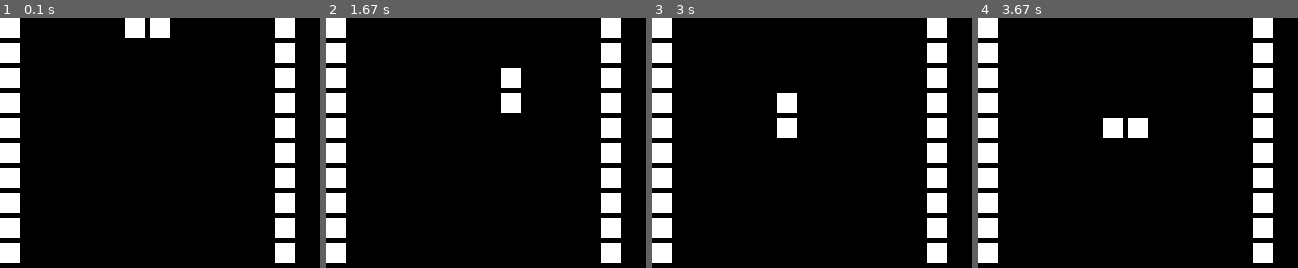
Above: before the commit, frames 1-4 (left to right).
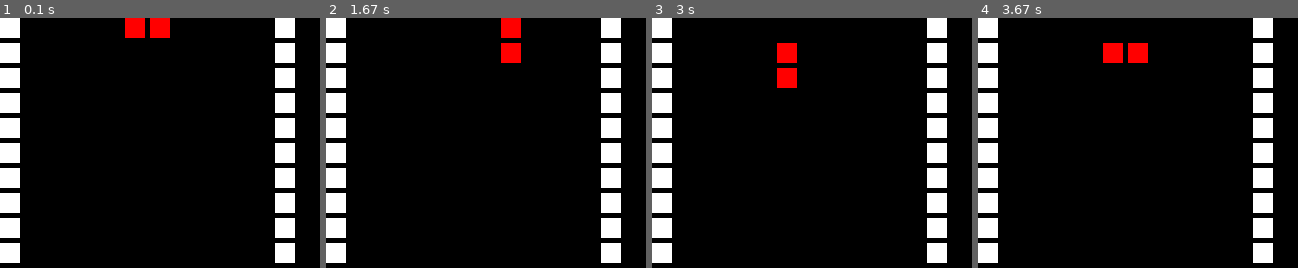
Above: after the commit, the same moments.

Repository: hunpo/pygame
Game: pygame game, started from tetris.py
Two runs of this game, one before a commit and one after it. Both use one fixed random seed, a clock stepped at 60 frames per second and the inputs below.
Inputs:
- Up to frame 1 (0.1 s): no input
- Up to frame 2 (1.67 s): hold Right 0.33-0.8 s; hold Up 0.83-1.13 s; hold Right 1.17-1.63 s
- Up to frame 3 (3 s): hold Left 1.67-2.2 s; hold Down 2.23-2.53 s; hold Left 2.57-2.97 s
- Up to frame 4 (3.67 s): hold Up 3-3.37 s; hold Right from 3.4 s (still down)
The pictures show only the part of the screen within x 0-50%, y 0-50%; the shares and areas given below are measured in that part.

The runs differ from the first frame. In frame 1, 1.0% of the frame differs, in the area x 39-54%, y 0-8%; in frame 2, 2.0%, in the area x 54-61%, y 0-38%; in frame 3, 2.0%; in frame 4, 2.0%.

Commit message:
旋转取余数

Diff:
--- a/tetris.py
+++ b/tetris.py
@@ -7,6 +7,7 @@
 x, y = 20, 12
 grid = [[0 for b in range(y)] for a in range(x)]   # 20行*12列个格子，20*20的格子之间的间隙是5
 BLACK = (0, 0, 0)
+RED = (255,0,0)
 WHITE = (255, 255, 255)
 BLUE = (0, 0, 255)
 
@@ -55,8 +56,8 @@
     row1,col1 = calculate_position(row,col,rotate)
     print("row1",row1)
     print("col1",col1)
-    draw_square(col,row,WHITE)
-    draw_square(col1,row1,WHITE)
+    draw_square(col,row,RED)
+    draw_square(col1,row1,RED)
     pg.display.update()
     draw_square(col,row,BLACK)   # 黑色是下一次循环更新
     draw_square(col1,row1,BLACK)
@@ -128,16 +129,14 @@
 def calculate_position(row,col,rotate):
     row1 = row
     col1 = col
-    if rotate == 0:
+    if rotate%4 == 0:
        col1= col+1
-    if rotate == 1:
+    if rotate%4 == 1:
         row1 =row+1
-    if rotate==2:
+    if rotate%4==2:
         col1=col-1
-    if rotate ==3:
+    if rotate%4 ==3:
         row1=row-1
-    if rotate == 4:
-        rotate =0
     return row1,col1
 
 def fall():
@@ -180,7 +179,7 @@
         print("horizontal_distance",horizontal_distance)
         print("rotate_distance",rotate_distance)
         fall_number += 1
-        if fall_number ==50:
+        if fall_number ==150:
             vertical_distance = 1
             fall_number = 0
         col = col + horizontal_distance
